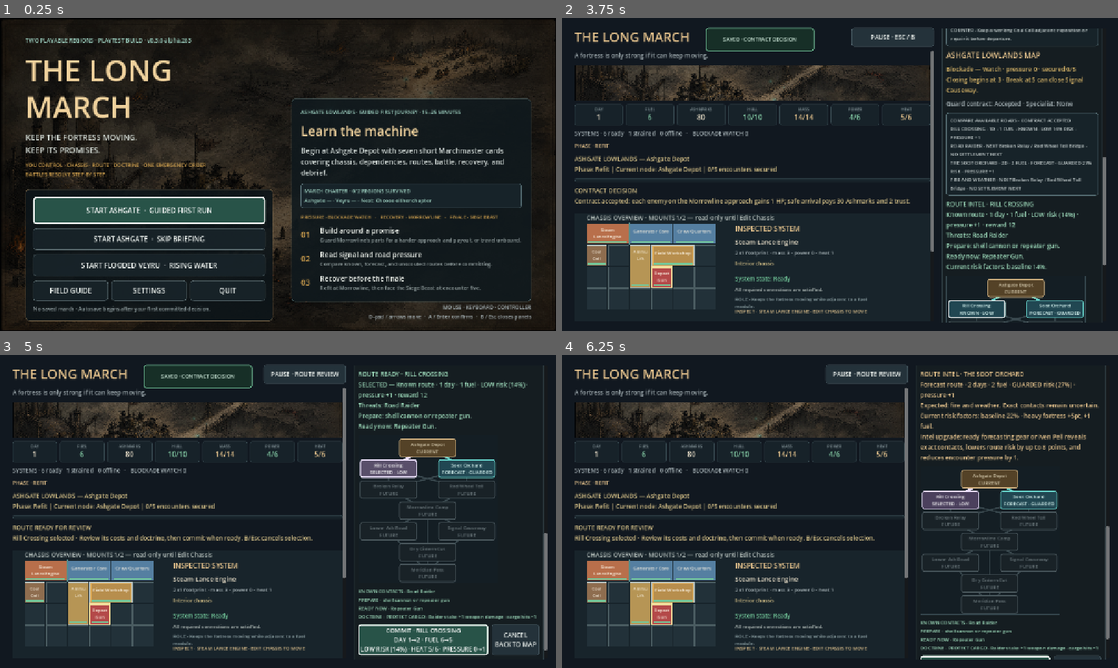
Above: before the commit, frames 1-4 (two rows, left to right).
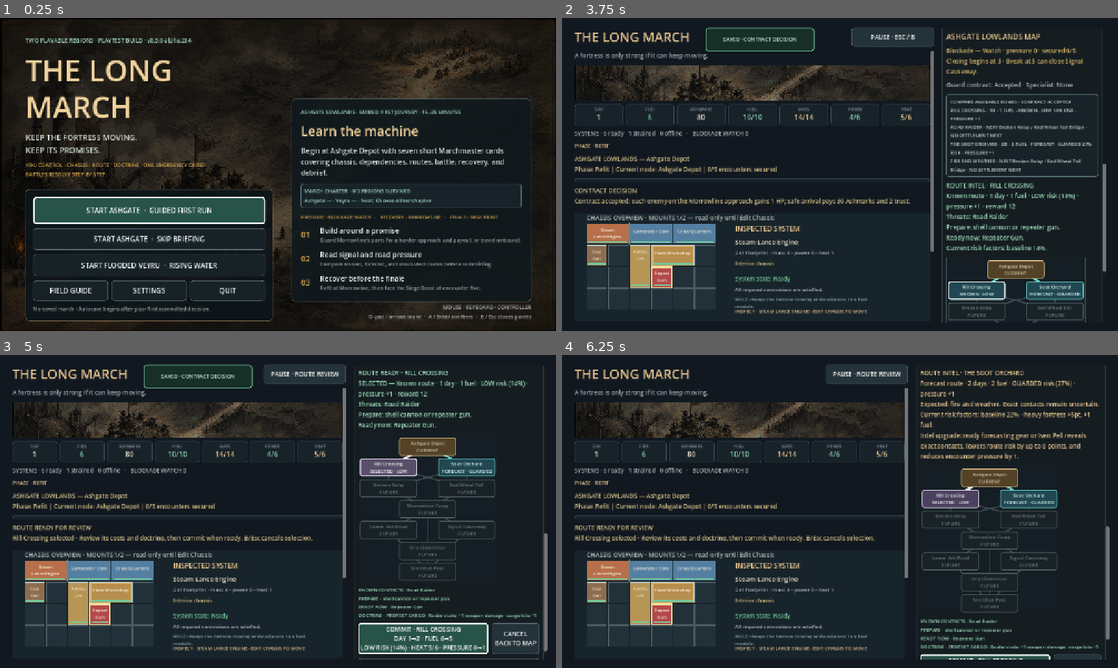
Above: after the commit, the same moments.

Repository: raphaelroshan/the-long-march
Game: Godot game, scene res://scenes/App.tscn
Same seed, same stepped clock (60 frames per second), same inputs: the game is played once before the commit and once after it.
Inputs:
- Up to frame 1 (0.25 s): no input
- Up to frame 2 (3.75 s): click "START ASHGATE · GUIDED FIRST …" at 0.5 s; click "GO TO CONTRACT ↓" at 1.25 s; click "GO TO CONTRACT ↓" at 2 s; click "SKIP FOR THIS RUN" at 2.75 s; click "GUARD THE CONVOY MORROWLINE ·…" at 3.5 s
- Up to frame 3 (5 s): click "Rill Crossing KNOWN · LOW" at 4.25 s
- Up to frame 4 (6.25 s): click "Rill Crossing SELECTED · LOW" at 5 s; click "Soot Orchard FORECAST · GUARD…" at 5.75 s

The runs differ from the first frame. In frame 1, less than 0.1% of the frame differs, in the area x 33-35%, y 6-8%; in frame 2, 9.9%, in the area x 69-98%, y 3-98%; in frame 3, 5.3%; in frame 4, 5.2%.

Commit message:
fix: anchor route scrolling to context
Keep automatic road focus from opening on clipped prior-section copy while preserving the focused action when the full context cannot fit.

Diff:
--- a/project.godot
+++ b/project.godot
@@ -4,7 +4,7 @@
 
 [application]
 config/name="The Long March"
-config/version="0.3.0-alpha.263"
+config/version="0.3.0-alpha.264"
 run/main_scene="res://scenes/App.tscn"
 config/features=PackedStringArray("4.4", "GL Compatibility")
 
--- a/src/ui/main.gd
+++ b/src/ui/main.gd
@@ -1624,17 +1624,25 @@
 	control.grab_focus()
 	return true
 
+func _desk_context_anchor_for(control: Control) -> Control:
+	if control in campaign_node_buttons and campaign_title.visible:
+		return campaign_title
+	if control in [campaign_commit_button, campaign_cancel_button] and route_preview_label.visible:
+		return route_preview_label
+	if control in campaign_event_buttons and campaign_event_title.visible:
+		return campaign_event_title
+	return guidance_label
+
 func _scroll_action_context_into_view(control: Control) -> void:
 	if not _control_can_receive_focus(control) or not control.has_focus() or right_scroll == null or not right_scroll.is_ancestor_of(control):
 		return
 	var viewport_rect := right_scroll.get_global_rect()
 	var previous_scroll := right_scroll.scroll_vertical
-	var guidance_rect := guidance_label.get_global_rect()
-	var context_top := guidance_rect.position.y - viewport_rect.position.y + previous_scroll
+	var context_anchor := _desk_context_anchor_for(control)
+	var context_top := context_anchor.get_global_rect().position.y - viewport_rect.position.y + previous_scroll
 	var control_rect := dependency_card_panel.get_global_rect() if dependency_card_panel.visible and control in [module_option, focus_chassis_button, rotate_button, remove_button] else control.get_global_rect()
 	var control_bottom := control_rect.end.y - viewport_rect.position.y + previous_scroll
 	if control in campaign_event_buttons and campaign_event_title.visible:
-		context_top = campaign_event_title.get_global_rect().position.y - viewport_rect.position.y + previous_scroll
 		for event_button in campaign_event_buttons:
 			if event_button.visible:
 				control_bottom = maxf(control_bottom, event_button.get_global_rect().end.y - viewport_rect.position.y + previous_scroll)
--- a/tests/test_prototype_flow.gd
+++ b/tests/test_prototype_flow.gd
@@ -303,6 +303,9 @@
 	var route_viewport_rect: Rect2 = game.right_scroll.get_global_rect()
 	var route_asset_rect: Rect2 = game.asset_row.get_global_rect()
 	_expect(not route_asset_rect.intersects(route_viewport_rect) or route_viewport_rect.encloses(route_asset_rect), "route focus should not leave the command-desk icon row partially clipped")
+	var route_doctrine_rect: Rect2 = game.doctrine_detail_label.get_global_rect()
+	_expect(not route_doctrine_rect.intersects(route_viewport_rect) or route_viewport_rect.encloses(route_doctrine_rect), "route focus should not begin midway through the preceding doctrine explanation")
+	_expect(game._desk_context_anchor_for(game.campaign_map.button_for("rill_crossing")) == game.campaign_title, "route focus should anchor scrolling at the map heading instead of the generic desk guidance")
 	game.doctrine_option.select(2)
 	game.doctrine_option.item_selected.emit(2)
 	_expect(game.campaign_comparison_label.text.contains("RILL CROSSING · 1D · 1 FUEL · KNOWN · GUARDED 22% RISK"), "route comparison should update its risk band and value when doctrine changes before selection")
@@ -315,6 +318,7 @@
 	_expect(game.route_preview_label.text.contains("ROUTE READY · RILL CROSSING") and not game.route_preview_label.text.contains("SOOT ORCHARD"), "route selection should replace stale focus intel with the road being committed")
 	_expect(game.guidance_label.text.contains("B/Esc cancels selection"), "the route-ready current order should keep cancellation discoverable without a pointer tooltip")
 	_expect(game.current_order_button.text == "GO TO COMMIT ↓", "a valid selected route should retarget the jump action to explicit commitment")
+	_expect(game._desk_context_anchor_for(game.campaign_commit_button) == game.route_preview_label, "route confirmation should anchor scrolling at the selected-road summary")
 	_expect(game.pause_button.text.contains("ROUTE REVIEW") and game.pause_button.tooltip_text.contains("clears the selected route first"), "the persistent pause action should disclose that B or Escape cancels route review before pausing")
 	_expect(game.campaign_cancel_button.visible and game.campaign_cancel_button.text.contains("CANCEL") and game.campaign_ …(211 unchanged characters)…
 	game.campaign_cancel_button.pressed.emit()
--- a/tools/ci_manifest.json
+++ b/tools/ci_manifest.json
@@ -1,7 +1,7 @@
 {
   "slug": "the-long-march",
   "display_name": "The Long March",
-  "prototype_version": "0.3.0-alpha.263",
+  "prototype_version": "0.3.0-alpha.264",
   "playtest_ready": true,
   "godot_test": "res://tests/test_fortress_state.gd",
   "primary_repo": "raphaelroshan/the-long-march",
Not shown, changed: export_presets.cfg
Not shown, changed: README.md
Not shown, added: design/route_context_scroll.md
Not shown, changed: docs/agent_feeding_guide.md
Not shown, changed: docs/agent_handoff_roadmap.md
Not shown, changed: docs/decision_log.md
Not shown, changed: docs/internal_test_release.md
Not shown, changed: docs/playtest_guide.md
